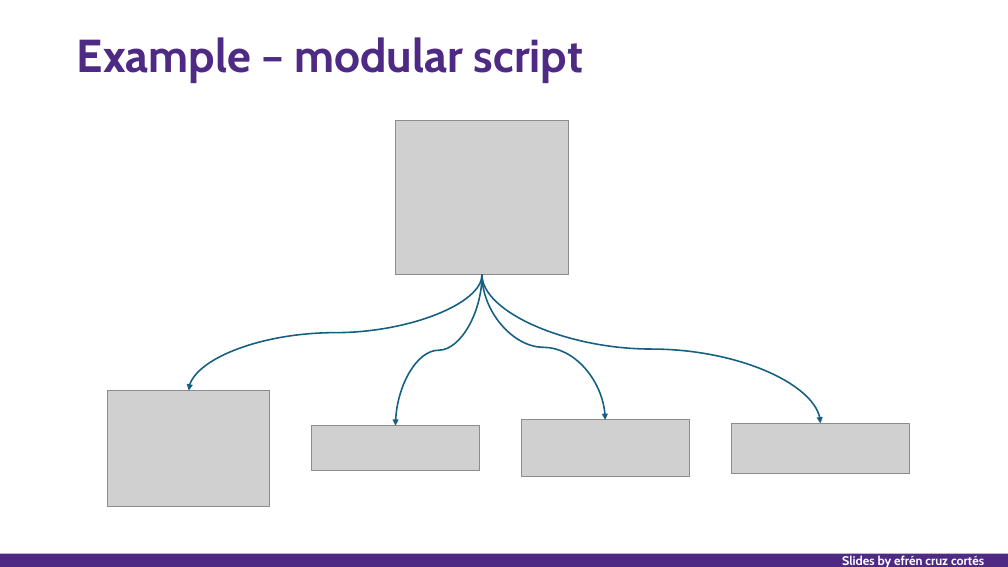
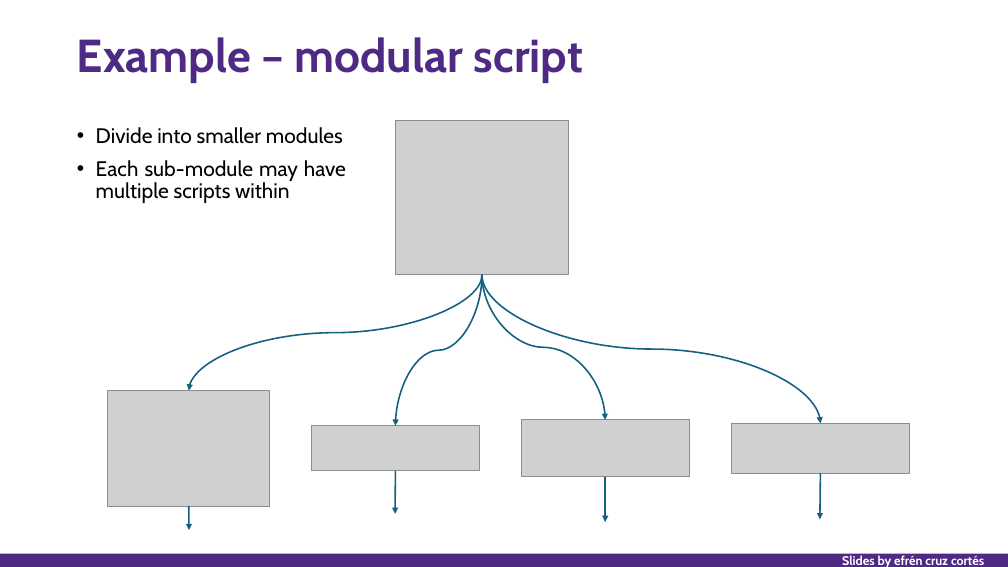
Before and after one commit to nuitrcs/researchers_guide_to_code_organization, a slide deck: slide 17 of researchers_guide_to_code_organization_day_2.pptx (slide 7 before the commit). Drawn at 1008x567 pixels with LibreOffice and Linux fonts; fonts in the diff are those of the drawing; grey boxes stand for pictures. Boxes give left, top, right and bottom in pixels: in the first picture for what was removed or moved away, otherwise in the second. Text is boxed around its words. In the diff, an @@ line names an element or a change of style, - is before the commit and + after.

Commit message:
updating slides and scripts

```diff
--- a/researchers_guide_to_code_organization_day_2.pptx
+++ b/researchers_guide_to_code_organization_day_2.pptx
@@ text added at box(96, 127, 346, 203), 20 pt, text #000000 @@
+• Divide into smaller modules
+• Each sub-module may have multiple scripts within
@@ arrow added from (395, 471) to (395, 514), #156082 1.5 pt @@
@@ arrow added from (606, 476) to (606, 522), #156082 1.5 pt @@
@@ arrow added from (820, 473) to (820, 520), #156082 1.5 pt @@
@@ arrow added from (189, 506) to (189, 530), #156082 1.5 pt @@
```
Also in this commit, not shown: 8 other slides changed, 34 slides added, 6 slides removed, 24 other files.
